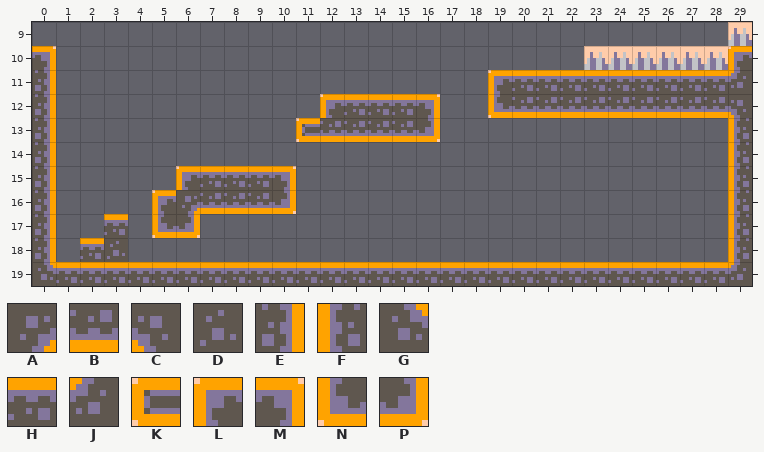
An edit to a level. Tiled map, res/maps/simple_map.tmx. Above is the file before it was changed.
Cells are 8x8 px. Shown: x 0..29, y 9..19.
Key: from "tilemap_packed": A 3, B 4, C 5, D 17, E 18, F 20, G 33, H 34, J 35, K 48, L 63, M 64, N 78, P 79.
_ is an empty cell.
Layers that did not change in this view are not listed.
Layer "Collisions" before, first column x 0:
 9 ______________________________
10 M____________________________L
11 E__________________LHHHHHHHHHJ
12 E___________LHHHM__NBBBBBBBBBC
13 E__________KBBBBP____________F
14 E____________________________F
15 E_____LHHHM__________________F
16 E____LABBBP__________________F
17 E__H_NP______________________F
18 E_HD_________________________F
19 GHHHHHHHHHHHHHHHHHHHHHHHHHHHHJ
Once edited:
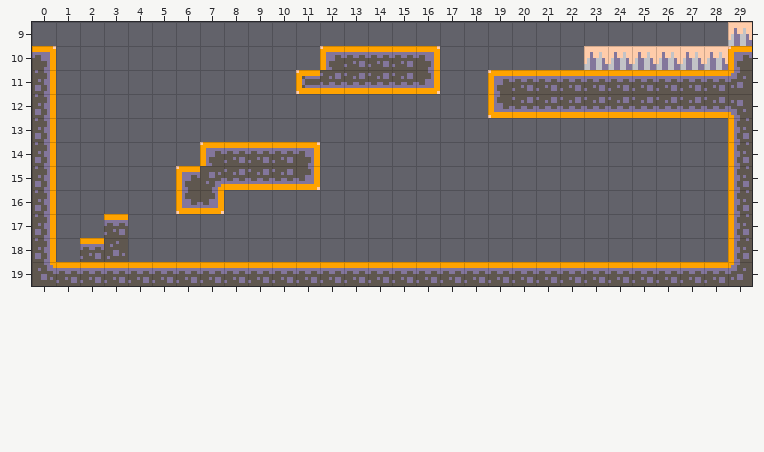
Edits made:
Changed rows in their new state; . is an unchanged cell.
Layer "Collisions":
first column x 5:
10 .......LHHHM
11 ......KBBBBP
12 ......._____
13 ......______
14 ..LHHHM.....
15 ..ABBBP.....
16 _NP___......
17 __..........
Where, in picture pixels (left, top, right, bottom), the same in both pictures:
changed: (152, 46, 440, 238)
